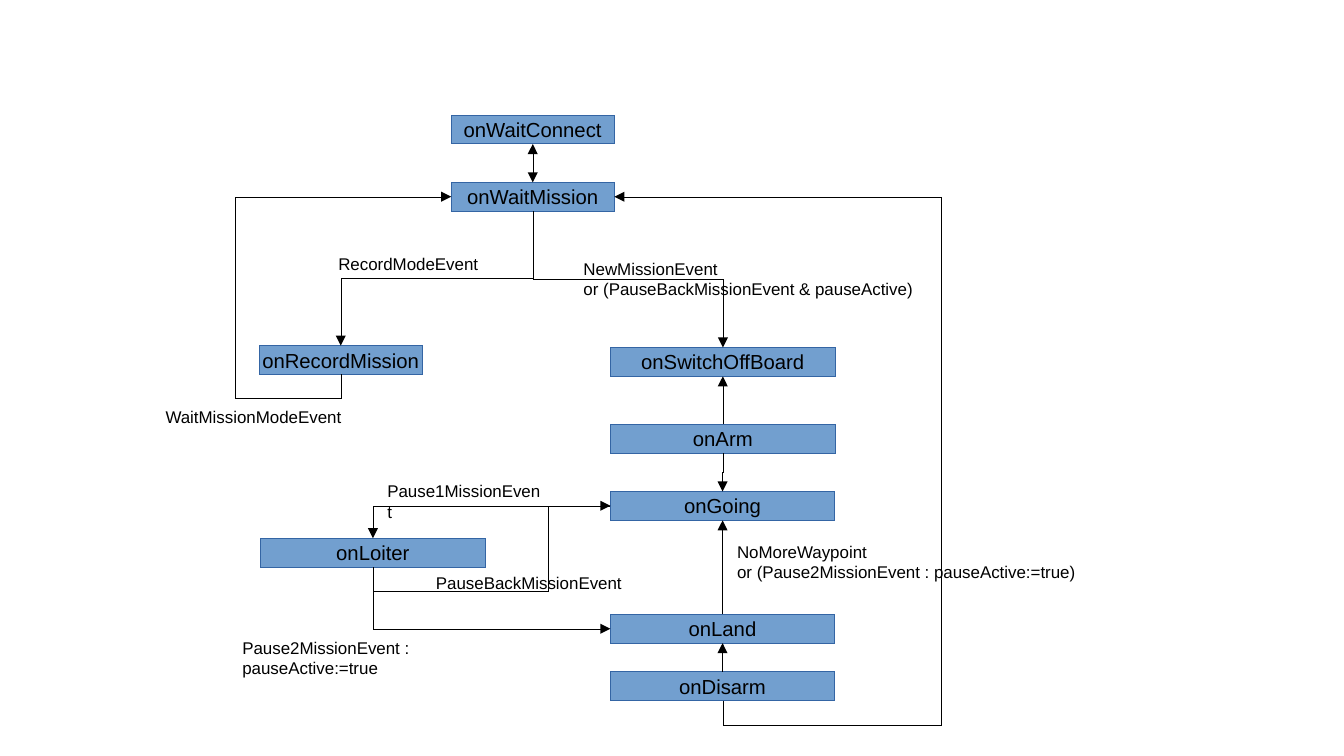
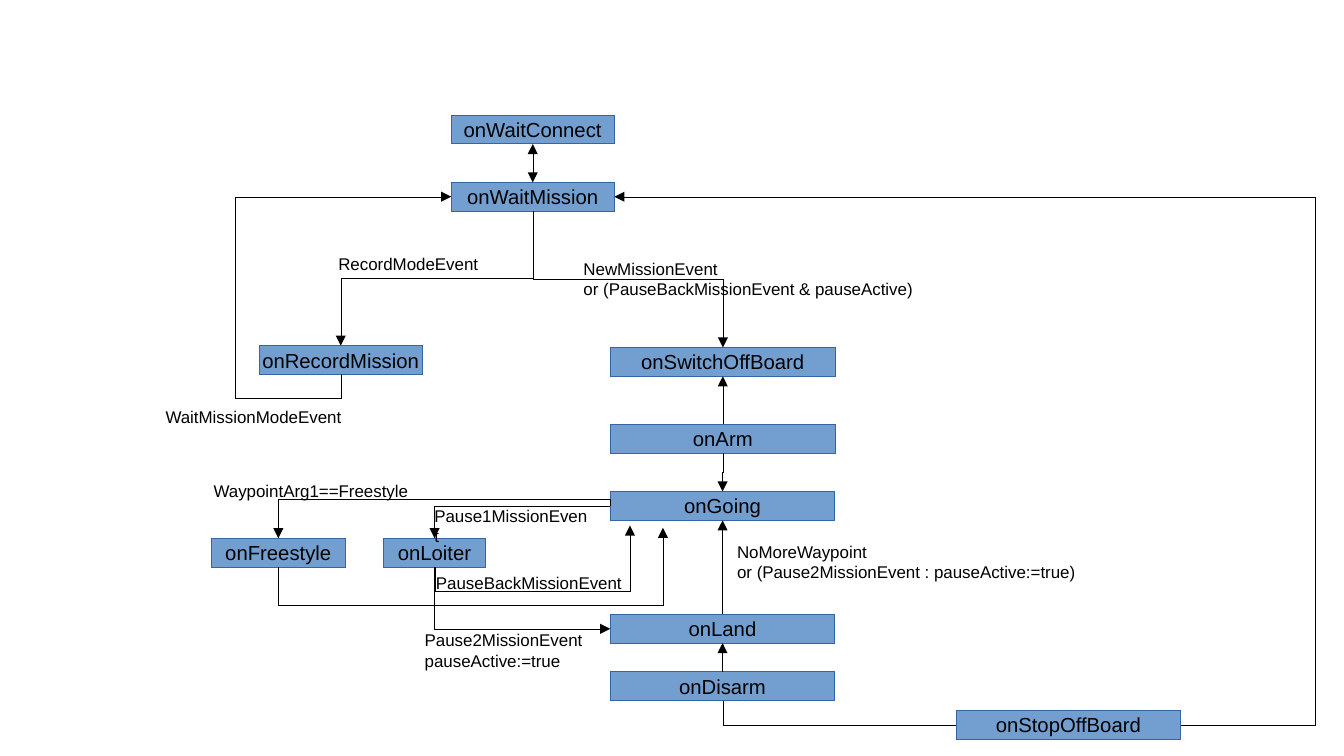
Before and after one commit to roboracingleague/robodrone, a slide deck: slide 1 of brain/doc/statdiag.odp. Drawn at 1344x756 pixels with LibreOffice and Linux fonts; fonts in the diff are those of the drawing. Boxes give left, top, right and bottom in pixels: in the first picture for what was removed or moved away, otherwise in the second. Text is boxed around its words. In the diff, an @@ line names an element or a change of style, - is before the commit and + after.

```diff
--- a/brain/doc/statdiag.odp
+++ b/brain/doc/statdiag.odp
@@ elbow arrow (723, 701) - (615, 196): route changed @@
@@ text added at [214, 484, 408, 502], 10 pt, text #000000 @@
+WaypointArg1==Freestyle
@@ elbow arrow added from (611, 506) to (278, 539), #000000 0 pt @@
@@ text "Pause1MissionEvent": place and size @@
-text "Pause1MissionEvent" at [376, 476, 557, 526]
+text "Pause1MissionEvent" at [422, 499, 604, 549]
@@ elbow arrow moved from (611, 506) - (373, 539) to (611, 506) - (434, 539) @@
@@ rectangle added at [211, 539, 345, 568], fill #729FCF, outline #3465A4 0 pt, 12 pt, text #000000 @@
+onFreestyle
@@ elbow arrow added from (278, 567) to (663, 528), #000000 0 pt @@
@@ rectangle "onLoiter": place and size @@
-rectangle "onLoiter" at [261, 539, 485, 568]
+rectangle "onLoiter" at [384, 539, 485, 568]
@@ elbow arrow moved from (373, 567) - (611, 506) to (434, 567) - (631, 526) @@
@@ elbow arrow moved from (373, 567) - (611, 629) to (434, 567) - (611, 629) @@
@@ text at [425, 633, 583, 671]: text changed @@
-Pause2MissionEvent : pauseActive:=true
+Pause2MissionEvent
+pauseActive:=true
@@ rectangle added at [956, 711, 1181, 740], fill #729FCF, outline #3465A4 0 pt, 12 pt, text #000000 @@
+onStopOffBoard
```
Also in this commit, not shown: 15 other files.
